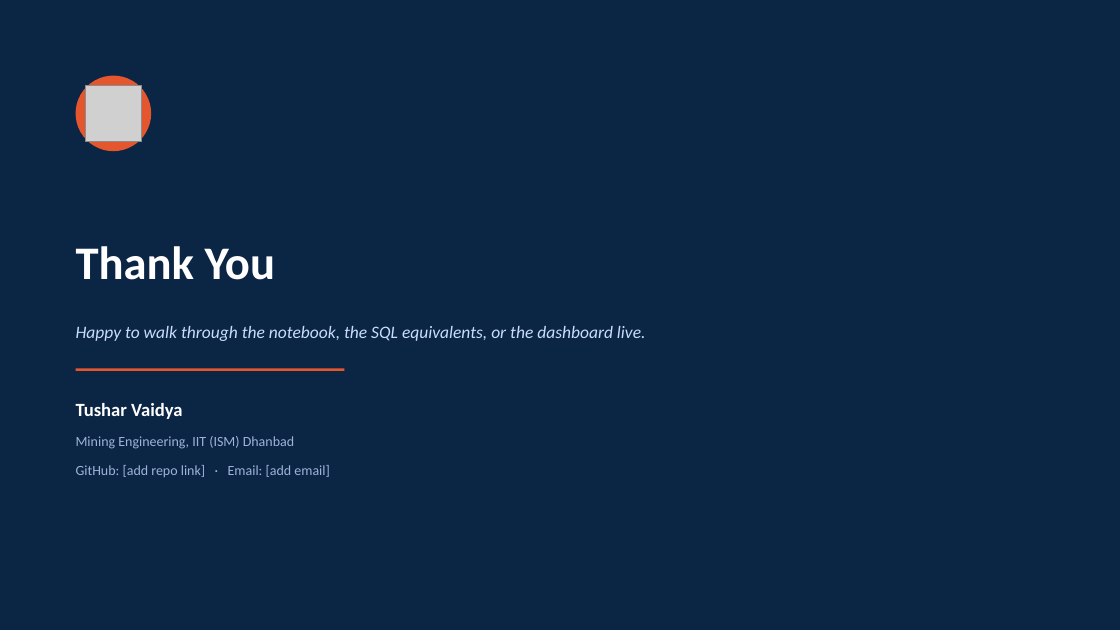
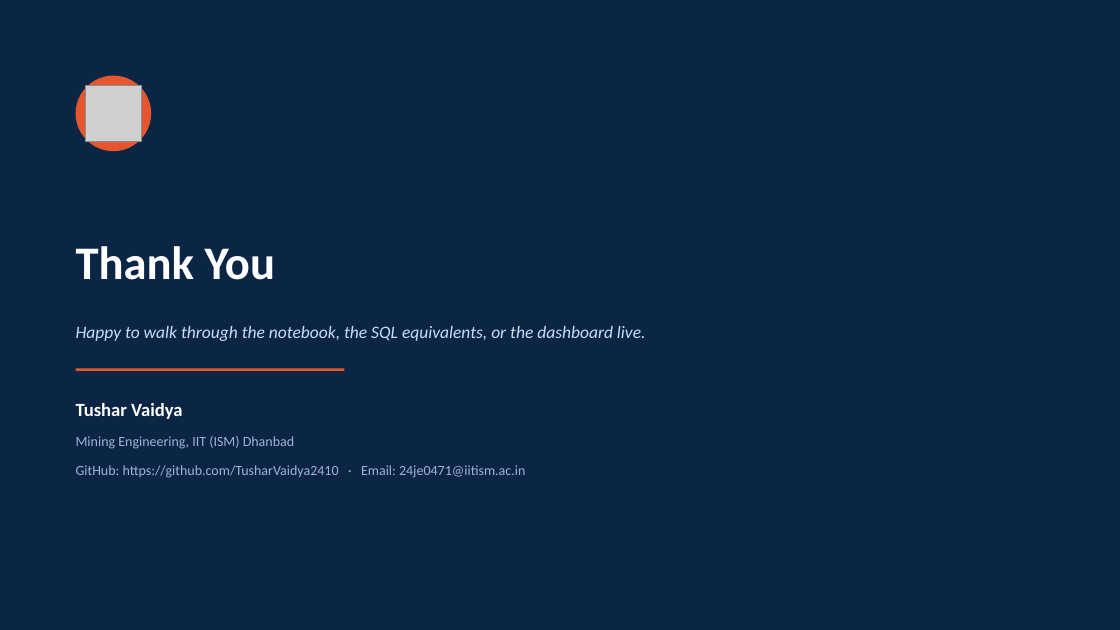
Before and after one commit to TusharVaidya2410/churn_analysis_project, a slide deck: slide 11 of Churn Analysis Portfolio.pptx. Drawn at 1120x630 pixels with LibreOffice and Linux fonts; fonts in the diff are those of the drawing; grey boxes stand for pictures. Boxes give left, top, right and bottom in pixels: in the first picture for what was removed or moved away, otherwise in the second. Text is boxed around its words. In the diff, an @@ line names an element or a change of style, - is before the commit and + after.

```diff
--- a/Churn Analysis Portfolio.pptx
+++ b/Churn Analysis Portfolio.pptx
@@ text at [76, 465, 525, 478]: text changed @@
-GitHub: [add repo link] · Email: [add email]
+GitHub: https://github.com/TusharVaidya2410 · Email: 24je0471@iitism.ac.in
```
